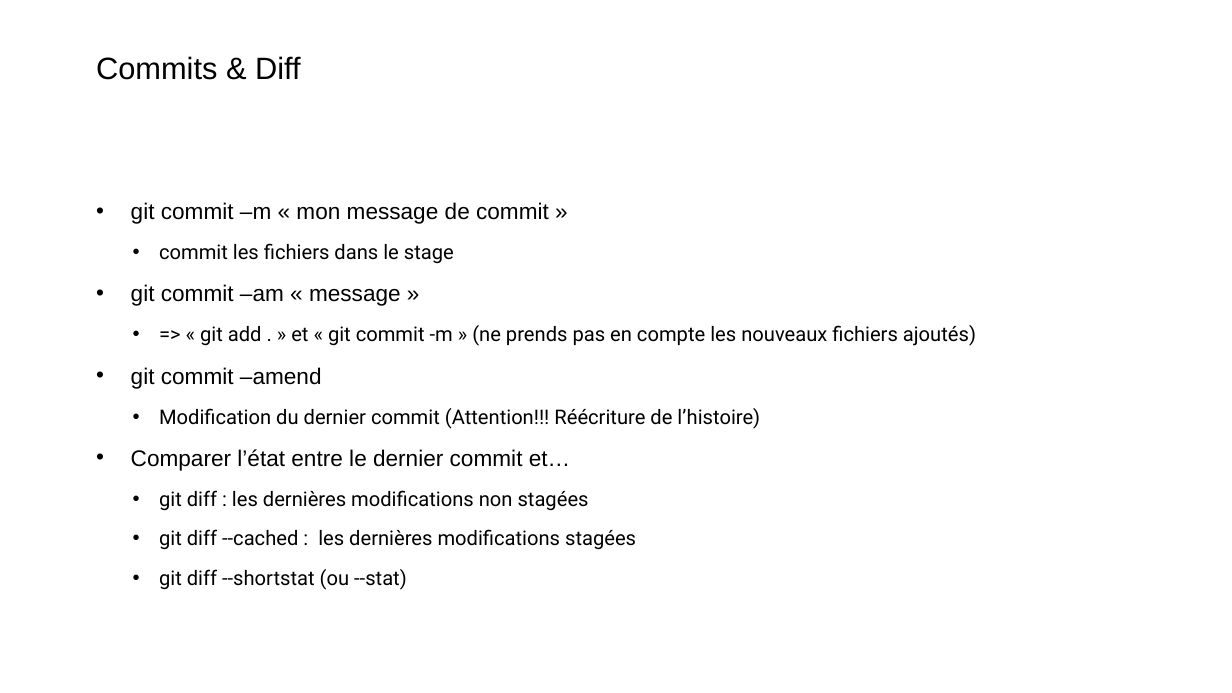
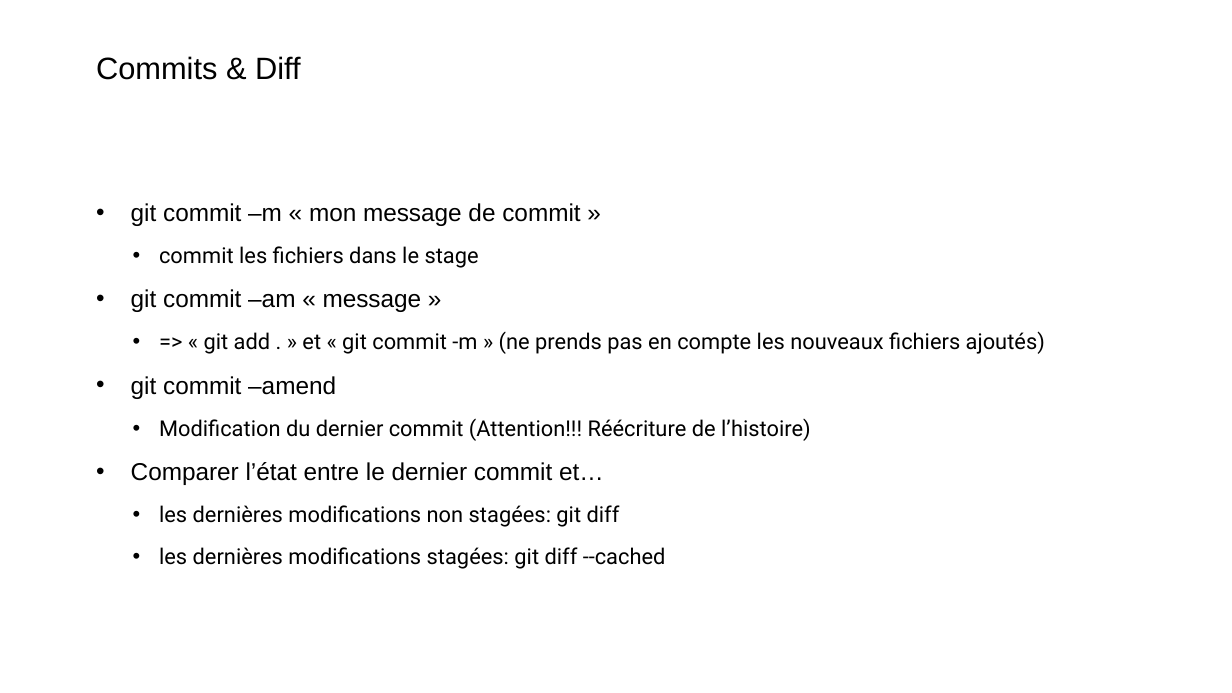
Before and after one commit to Xaviou1003/formation-git, a slide deck: slide 23 of Formation Git - basique.pptx. Drawn at 1232x693 pixels with LibreOffice and Linux fonts; fonts in the diff are those of the drawing; background and template pictures are left out. Boxes give left, top, right and bottom in pixels: in the first picture for what was removed or moved away, otherwise in the second. Text is boxed around its words. In the diff, an @@ line names an element or a change of style, - is before the commit and + after.

```diff
--- a/Formation Git - basique.pptx
+++ b/Formation Git - basique.pptx
@@ text at (131, 203, 1045, 485): size 17.6 to 19 pt in "git commit –m « mon message de ...", "git commit –am « message »", "git commit –amend", "Comparer l’état entre le dernier commit et…"; size 15.7 to 17 pt in "commit les fichiers dans le stage", "=> « git add . » et ...", "Modification du dernier commit (Attention!!! Réécriture de ..." @@
@@ text at (159, 505, 666, 569): text changed; size 15.7 to 17 pt @@
-  • git diff : les dernières modifications non stagées
-  • git diff --cached : les dernières modifications stagées
-  • git diff --shortstat (ou --stat)
+  • les dernières modifications non stagées: git diff
+  • les dernières modifications stagées: git diff --cached
```
Also in this commit, not shown: 1 other slide changed, 22 slides added, 3 other files.
